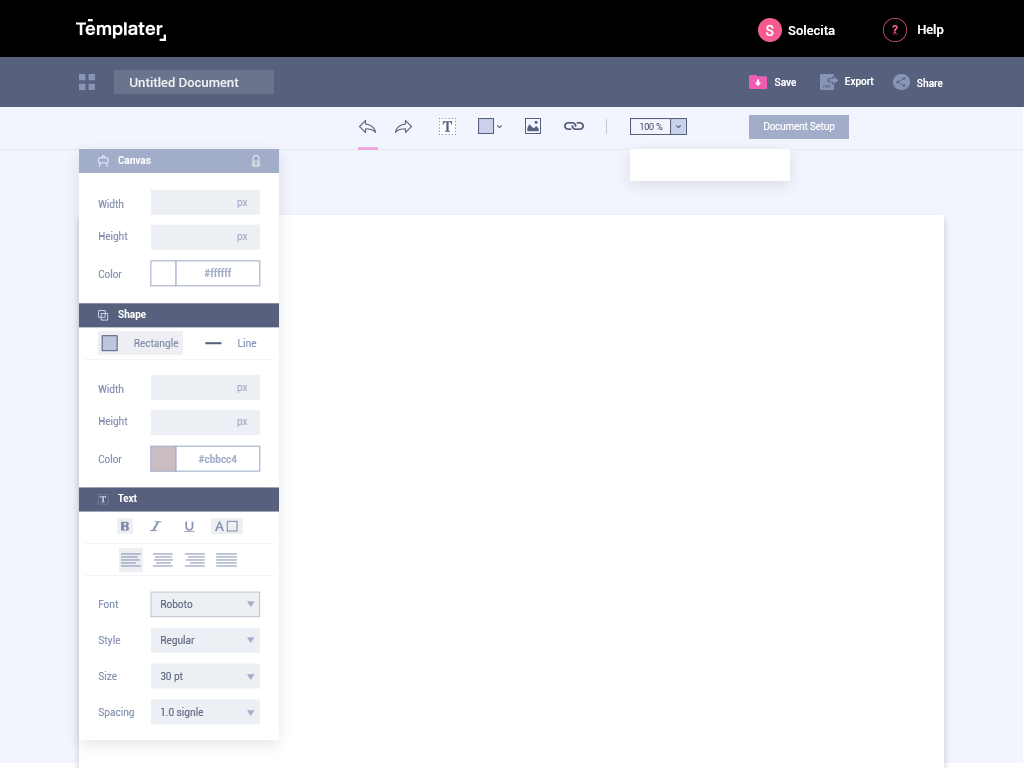
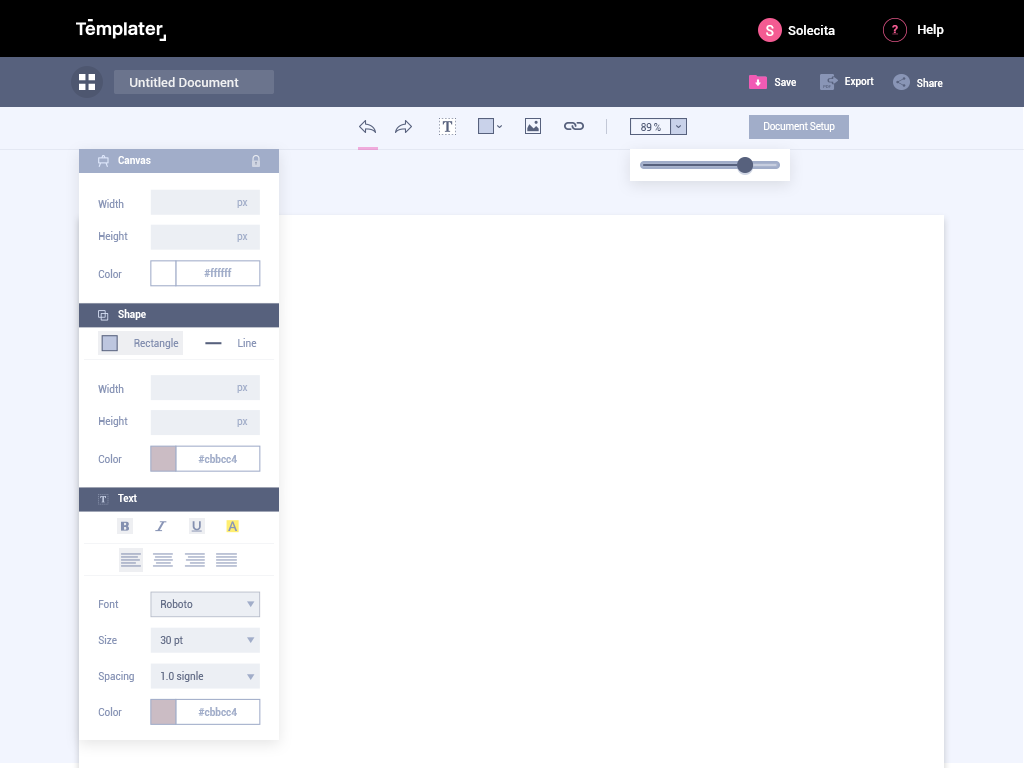
Layers edited between the first and the second w=1024, h=768 image:
added layer "Vector Smart Object" (1st of 7) above "shapes" over [left=640, top=157, right=780, bottom=175]
painted on "Rectangle 8 copy 2" over [left=189, top=518, right=243, bottom=534]
painted on "Vector Smart Object" (5th of 7) over [left=98, top=520, right=261, bottom=725]
renamed "100 %" to "89 %", painted on it over [left=640, top=123, right=663, bottom=131]
added layer "list_selected backing" (10%) in group "sub menu" over [left=71, top=66, right=103, bottom=98]
